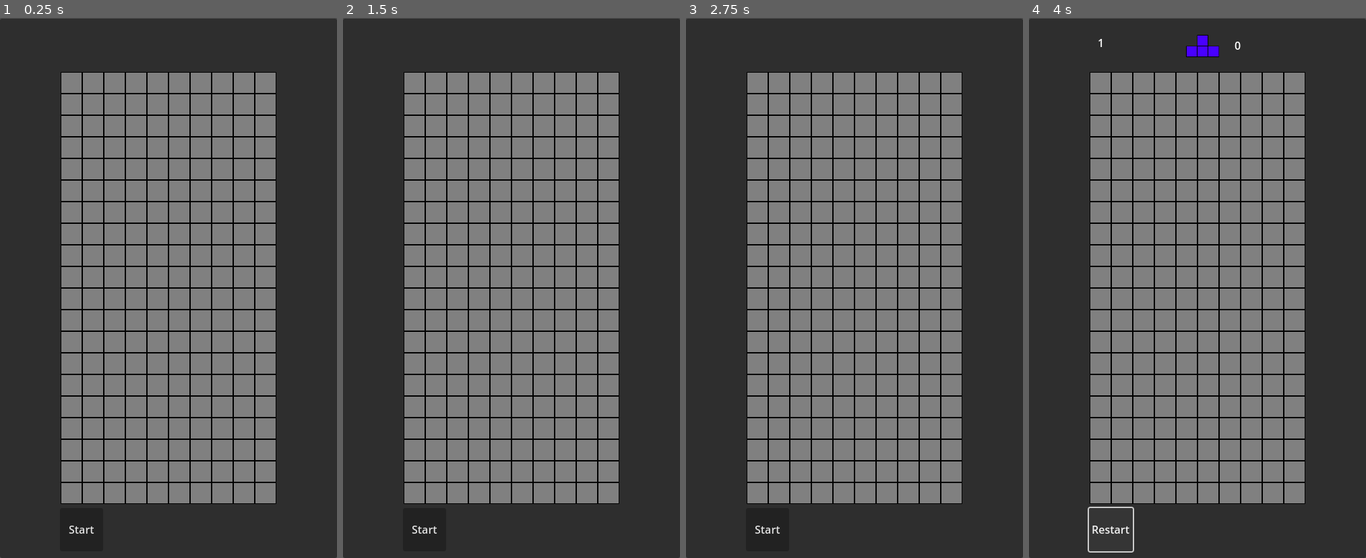
Above: before the commit, frames 1-4 (left to right).
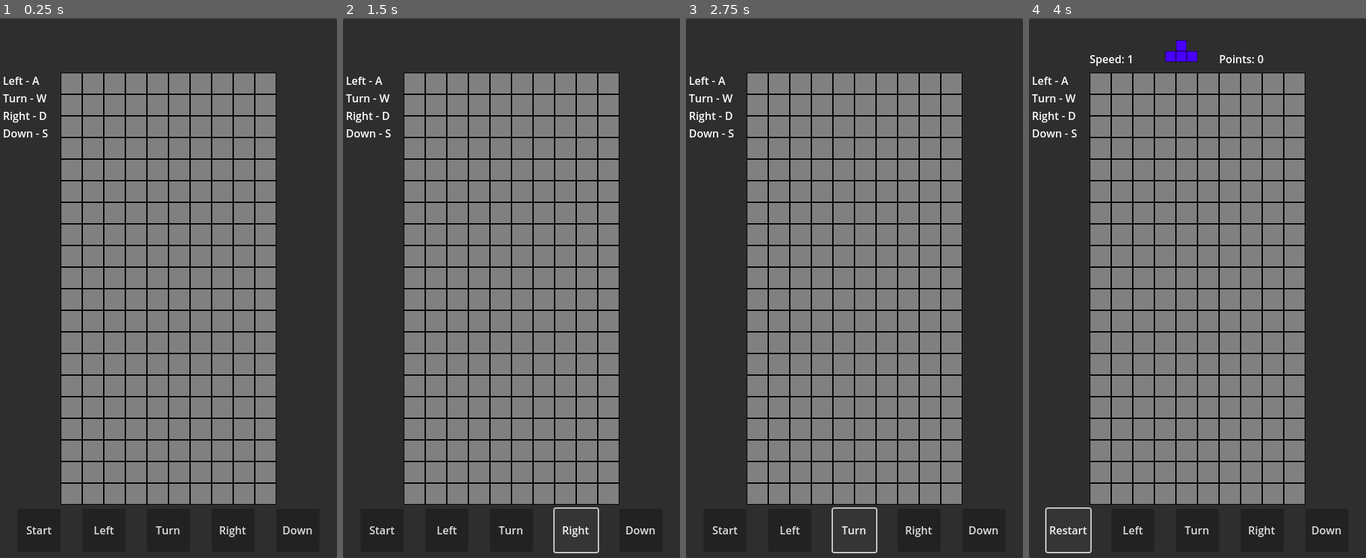
Above: after the commit, the same moments.

Repository: Boyquotes/Godot-tetris-3
Game: Godot game, scene res://Main.tscn
Two runs of this game, one before a commit and one after it. Both use one fixed random seed, a clock stepped at 60 frames per second and the inputs below.
Inputs (mouse positions are in pixels of both pictures, inside the frame that each line leads up to):
- Up to frame 1 (0.25 s): no input
- Up to frame 2 (1.5 s): click (447, 531) at 0.5 s, where only the run after the commit has a clickable "Left"; click (575, 531) at 1.25 s, where only the run after the commit has a clickable "Right"
- Up to frame 3 (2.75 s): click (854, 531) at 2 s, where only the run after the commit has a clickable "Turn"
- Up to frame 4 (4 s): click (1325, 531) at 2.75 s, where only the run after the commit has a clickable "Down"; click "Start" at 3.5 s

The runs differ from the first frame. In frame 1, 3.8% of the frame differs, in the area x 0-93%, y 10-97%; in frame 2, 3.9%; in frame 3, 3.9%; in frame 4, 4.8%, in the area x 0-93%, y 3-100%.

Commit message:
add buttons

Diff:
--- a/Block.tscn
+++ b/Block.tscn
@@ -1,11 +1,9 @@
-[gd_scene load_steps=3 format=3 uid="uid://bf4ojm2q88aib"]
+[gd_scene load_steps=2 format=3 uid="uid://wsq6o2tguo1k"]
 
-[ext_resource type="Texture2D" uid="uid://b3dvb1qxv1g4a" path="res://assets/BlockColor2.png" id="1_3kqnf"]
-[ext_resource type="Script" path="res://Block.gd" id="2_0q17t"]
+[ext_resource type="Texture2D" uid="uid://2v8j6xcad4kn" path="res://assets/BlockColorWhite.png" id="1_s3rq1"]
 
 [node name="Node2D" type="Node2D"]
 
 [node name="Block" type="Sprite2D" parent="."]
-texture = ExtResource("1_3kqnf")
+texture = ExtResource("1_s3rq1")
 centered = false
-script = ExtResource("2_0q17t")
--- a/Main.gd
+++ b/Main.gd
@@ -2,24 +2,21 @@
 
 @onready var block = preload("res://Block.tscn")
 
-const cell_size = 64
-const width = 9
-const height = 20
-const bottom_border = cell_size * height
-const left_border = 0
-const right_border = cell_size * width
-const matrix_center = cell_size * (width / 2)
-const speed_factor = 0.97
-
-const block_I = [Vector2(-cell_size, 0),Vector2(0, 0),Vector2(cell_size, 0),Vector2(cell_size*2, 0)];
-const block_O = [Vector2(0, -cell_size),Vector2(cell_size, -cell_size),Vector2(cell_size, 0),Vector2(0, 0)];
-const block_J = [Vector2(-cell_size, -cell_size),Vector2(-cell_size, 0),Vector2(0, 0),Vector2(cell_size, 0)]
-const block_L = [Vector2(-cell_size, 0),Vector2(0, 0),Vector2(64, 0),Vector2(cell_size, -cell_size)]
-const block_T = [Vector2(-cell_size, 0),Vector2(0, 0),Vector2(0, -cell_size),Vector2(cell_size, 0)]
-const block_S = [Vector2(-cell_size, 0),Vector2(0, 0),Vector2(0, -cell_size),Vector2(cell_size, -cell_size)]
-const block_Z = [Vector2(-cell_size, -cell_size),Vector2(0, -cell_size),Vector2(0, 0),Vector2(cell_size, 0)];
-
-const tetromino_coords = [ block_I, block_O, block_J, block_L, block_T, block_S, block_Z ];
+var cell_size = 64
+var bottom_border = 1280
+var left_border = 0
+var right_border = 576
+var matrix_center = 256
+var speed_factor = 0.97
+
+# I, O, J, L, T, S, Z
+var tetromino_coords = [	[Vector2(-64, 0),Vector2(0, 0),Vector2(64, 0),Vector2(128, 0)],
+							[Vector2(0, -64),Vector2(64, -64),Vector2(64, 0),Vector2(0, 0)],
+							[Vector2(-64, -64),Vector2(-64, 0),Vector2(0, 0),Vector2(64, 0)],
+							[Vector2(-64, 0),Vector2(0, 0),Vector2(64, 0),Vector2(64, -64)],
+							[Vector2(-64, 0),Vector2(0, 0),Vector2(0, -64),Vector2(64, 0)],
+							[Vector2(-64, 0),Vector2(0, 0),Vector2(0, -64),Vector2(64, -64)],
+							[Vector2(-64, -64),Vector2(0, -64),Vector2(0, 0),Vector2(64, 0)]]
 
 var matrix_coords = Vector2(matrix_center, cell_size)
 var blocks_relative_coords = []
@@ -42,18 +39,18 @@
 	fallen_blocks_coords = []
 	next_tetromino = new_tetromino()
 	points = 0
-	$Panel/Points_lable.text = str(points)
+	$Main_panel/Points_lable.text = "Points: " + str(points)
 	$Timer.wait_time = 1;
 	$Timer.start()
-	$Panel/Speed_lable.text = str($Timer.wait_time)
+	$Main_panel/Speed_lable.text = "Speed: " + str(round($Timer.wait_time))
 	new_move()
-	$Panel/Game_over_lable.visible = false
-	$Panel/Start_button.text = "Restart"
+	$Main_panel/Game_over_panel.visible = false
+	$Main_panel/Start_button.text = "Restart"
 
 func check_game_over():
 	for i in fallen_blocks:
 		if i.position.y == cell_size:
-			$Panel/Game_over_lable.visible = true
+			$Main_panel/Game_over_panel.visible = true
 			$Timer.stop()
 
 func new_move():
@@ -65,7 +62,7 @@
 		blocks_relative_coords = tetromino_coords[new_tetromino()].duplicate()
 		for i in 4:
 			blocks[i] = block.instantiate()
-			$Panel/Field.add_child(blocks[i])
+			$Main_panel/Field.add_child(blocks[i])
 		update_coords()
 	else:
 		move_down()
@@ -76,7 +73,7 @@
 		if new_tetromino != next_tetromino:
 			var present_tetromino = next_tetromino
 			next_tetromino = new_tetromino
-			$Panel/Next_tetromino_texture.texture = load("res://assets/Tetromino%d.png" % next_tetromino)
+			$Main_panel/Next_tetromino_texture.texture = load("res://assets/Tetromino%d.png" % next_tetromino)
 			return present_tetromino
 
 func update_coords():
@@ -88,11 +85,11 @@
 	for i in number_full_lines:
 		new_points = new_points * 2 + 100
 	points += new_points
-	$Panel/Points_lable.text = str(points)
+	$Main_panel/Points_lable.text = "Points: " + str(points)
 
 func change_speed(number_full_lines):
 	$Timer.wait_time = $Timer.wait_time * (speed_factor ** number_full_lines)
-	$Panel/Speed_lable.text = str($Timer.wait_time)
+	$Main_panel/Speed_lable.text = "Speed: " + str(round($Timer.wait_time))
 
 func check_lines():
 	var new_dropped_blocks_coords_y = []
@@ -206,5 +203,21 @@
 		if Input.is_action_just_pressed("turn"):
 			turn()
 
+func _on_down_button_pressed():
+	if  blocks != [0, 0, 0, 0]:
+		move_down()
+
+func _on_right_button_pressed():
+	if  blocks != [0, 0, 0, 0]:
+		move_right()
+
+func _on_turn_button_pressed():
+	if  blocks != [0, 0, 0, 0]:
+		turn()
+
+func _on_left_button_pressed():
+	if  blocks != [0, 0, 0, 0]:
+		move_left()
+
 func _on_button_pressed():
 	restart_game()
--- a/Main.tscn
+++ b/Main.tscn
@@ -8,58 +8,110 @@
 
 [node name="Timer" type="Timer" parent="."]
 
-[node name="Panel" type="Panel" parent="."]
+[node name="Main_panel" type="Panel" parent="."]
 offset_top = 1.0
 offset_right = 500.0
 offset_bottom = 800.0
 
-[node name="Start_button" type="Button" parent="Panel"]
+[node name="Start_button" type="Button" parent="Main_panel"]
 layout_mode = 0
-offset_left = 89.0
-offset_top = 725.0
-offset_right = 153.0
-offset_bottom = 789.0
+offset_left = 26.0
+offset_top = 726.0
+offset_right = 90.0
+offset_bottom = 790.0
 text = "Start"
 
-[node name="Next_tetromino_texture" type="TextureRect" parent="Panel"]
+[node name="Next_tetromino_texture" type="TextureRect" parent="Main_panel"]
 layout_mode = 0
-offset_left = 217.0
-offset_top = 8.0
-offset_right = 282.0
-offset_bottom = 73.0
+offset_left = 186.0
+offset_top = 16.0
+offset_right = 250.0
+offset_bottom = 80.0
 expand_mode = 1
 
-[node name="Points_lable" type="Label" parent="Panel"]
+[node name="Points_lable" type="Label" parent="Main_panel"]
 layout_mode = 0
-offset_left = 305.0
-offset_top = 28.0
-offset_right = 369.0
-offset_bottom = 54.0
+offset_left = 282.0
+offset_top = 48.0
+offset_right = 346.0
+offset_bottom = 80.0
 
-[node name="Game_over_lable" type="Label" parent="Panel"]
+[node name="Field" type="Sprite2D" parent="Main_panel"]
+position = Vector2(90, 80)
+scale = Vector2(0.5, 0.5)
+texture = ExtResource("1_ij3jd")
+centered = false
+
+[node name="Speed_lable" type="Label" parent="Main_panel"]
+layout_mode = 0
+offset_left = 90.0
+offset_top = 48.0
+offset_right = 154.0
+offset_bottom = 80.0
+
+[node name="Keys_lable" type="Label" parent="Main_panel"]
+layout_mode = 0
+offset_top = 80.0
+offset_right = 90.0
+offset_bottom = 208.0
+text = " Left - A
+ Turn - W
+ Right - D
+ Down - S"
+
+[node name="Game_over_panel" type="Panel" parent="Main_panel"]
 visible = false
 layout_mode = 0
-offset_left = 144.0
-offset_top = 708.0
-offset_right = 357.0
-offset_bottom = 813.0
+offset_left = 154.0
+offset_top = 336.0
+offset_right = 346.0
+offset_bottom = 464.0
+
+[node name="Game_over_lable" type="Label" parent="Main_panel/Game_over_panel"]
+layout_mode = 0
+offset_right = 192.0
+offset_bottom = 128.0
 theme_type_variation = &"HeaderLarge"
 text = "GAME OVER"
 horizontal_alignment = 1
 vertical_alignment = 1
 
-[node name="Field" type="Sprite2D" parent="Panel"]
-position = Vector2(90, 79)
-scale = Vector2(0.5, 0.5)
-texture = ExtResource("1_ij3jd")
-centered = false
+[node name="Left_button" type="Button" parent="Main_panel"]
+layout_mode = 0
+offset_left = 122.0
+offset_top = 726.0
+offset_right = 186.0
+offset_bottom = 790.0
+text = "Left
+"
 
-[node name="Speed_lable" type="Label" parent="Panel"]
+[node name="Right_button" type="Button" parent="Main_panel"]
 layout_mode = 0
-offset_left = 102.0
-offset_top = 24.0
-offset_right = 189.0
-offset_bottom = 57.0
+offset_left = 314.0
+offset_top = 726.0
+offset_right = 378.0
+offset_bottom = 790.0
+text = "Right"
+
+[node name="Turn_button" type="Button" parent="Main_panel"]
+layout_mode = 0
+offset_left = 218.0
+offset_top = 726.0
+offset_right = 282.0
+offset_bottom = 790.0
+text = "Turn"
+
+[node name="Down_button" type="Button" parent="Main_panel"]
+layout_mode = 0
+offset_left = 410.0
+offset_top = 726.0
+offset_right = 474.0
+offset_bottom = 790.0
+text = "Down"
 
 [connection signal="timeout" from="Timer" to="." method="_on_timer_timeout"]
-[connection signal="pressed" from="Panel/Start_button" to="." method="_on_button_pressed"]
+[connection signal="pressed" from="Main_panel/Start_button" to="." method="_on_button_pressed"]
+[connection signal="pressed" from="Main_panel/Left_button" to="." method="_on_left_button_pressed"]
+[connection signal="pressed" from="Main_panel/Right_button" to="." method="_on_right_button_pressed"]
+[connection signal="pressed" from="Main_panel/Turn_button" to="." method="_on_turn_button_pressed"]
+[connection signal="pressed" from="Main_panel/Down_button" to="." method="_on_down_button_pressed"]
--- a/project.godot
+++ b/project.godot
@@ -49,3 +49,7 @@
 "events": [Object(InputEventKey,"resource_local_to_scene":false,"resource_name":"","device":0,"window_id":0,"alt_pressed":false,"shift_pressed":false,"ctrl_pressed":false,"meta_pressed":false,"pressed":false,"keycode":0,"physical_keycode":68,"key_label":0,"unicode":0,"echo":false,"script":null)
 ]
 }
+
+[rendering]
+
+textures/vram_compression/import_etc2_astc=true
Binary file added: assets/BlockColorWhite.png
Not shown, added: assets/BlockColorWhite.png.import
Not shown, added: export_presets.cfg
Not shown, added: .gitattributes
Not shown, added: .gitignore
